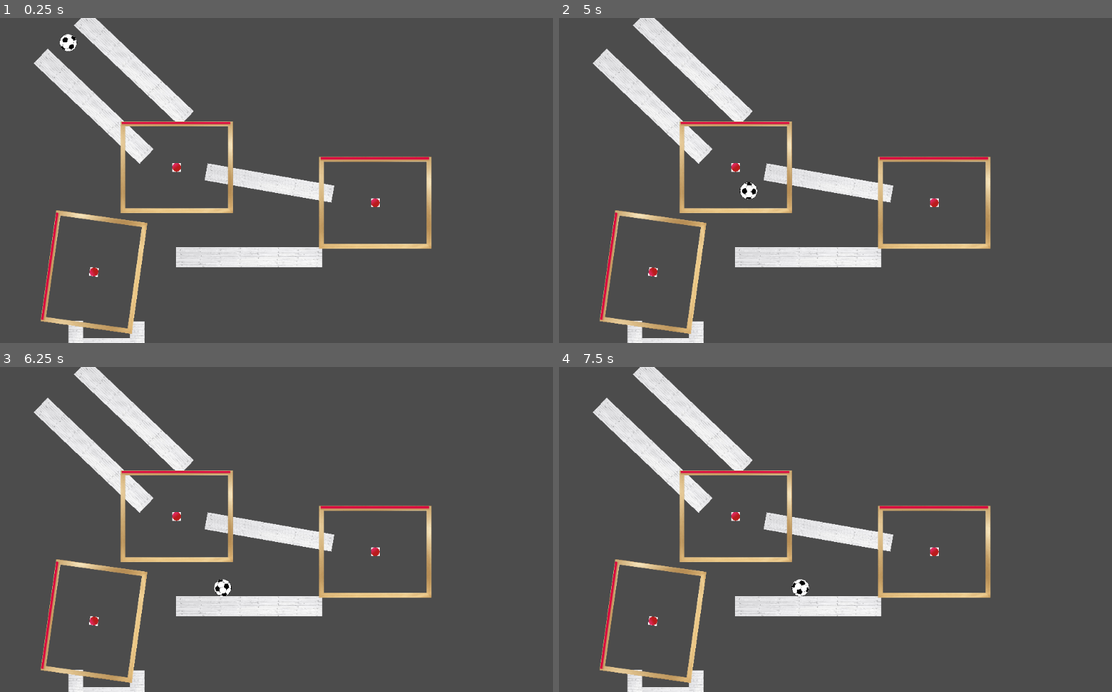
Above: before the commit, frames 1-4 (two rows, left to right).
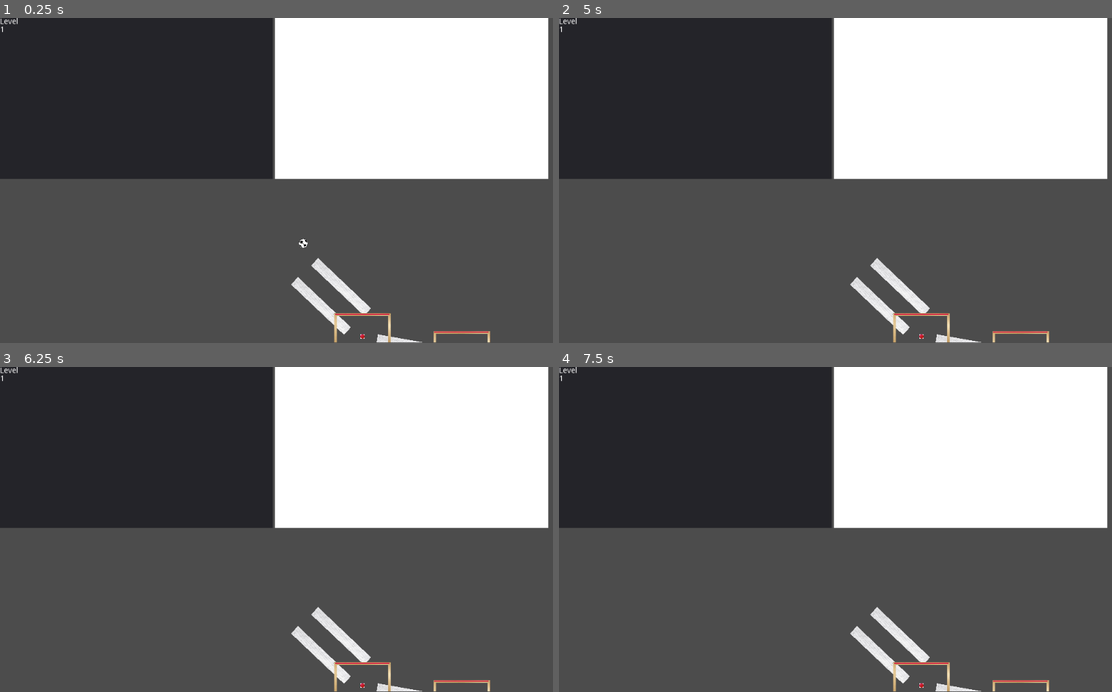
Above: after the commit, the same moments.

Repository: MariusDoe/DropInShapes
Game: Godot game, scene res://UI.tscn
Two runs of this game, one before a commit and one after it. Both use one fixed random seed, a clock stepped at 60 frames per second and the inputs below. Before the commit the project starts from res://Main.tscn.
Inputs (mouse positions are in pixels of both pictures, inside the frame that each line leads up to):
- Up to frame 1 (0.25 s): no input
- Up to frame 2 (5 s): move the mouse to (957, 164) at 0.52 s; click (957, 164) at 0.67 s; move the mouse to (724, 196) at 1.27 s; click (724, 196) at 1.42 s; move the mouse to (890, 109) at 2.02 s; click (890, 109) at 2.17 s; move the mouse to (807, 245) at 2.77 s; click (807, 245) at 2.92 s; move the mouse to (1006, 229) at 3.52 s; click (1006, 229) at 3.67 s; move the mouse to (669, 131) at 4.27 s; click (669, 131) at 4.42 s
- Up to frame 3 (6.25 s): move the mouse to (304, 529) at 5.02 s; click (304, 529) at 5.17 s; move the mouse to (193, 448) at 5.77 s; click (193, 448) at 5.92 s
- Up to frame 4 (7.5 s): move the mouse to (957, 513) at 6.52 s; click (957, 513) at 6.67 s; move the mouse to (724, 545) at 7.27 s; click (724, 545) at 7.42 s

The runs differ from the first frame. In frame 1, 55% of the frame differs, in the area x 0-100%, y 0-100%; in frame 2, 56%; in frame 3, 56%; in frame 4, 56%.

Commit message:
added bouncy material to ball

Diff:
--- a/src/Ball.tscn
+++ b/src/Ball.tscn
@@ -1,8 +1,11 @@
-[gd_scene load_steps=3 format=2]
+[gd_scene load_steps=4 format=2]
 
 [ext_resource path="res://football.webp" type="Texture" id=1]
 
-[sub_resource type="CircleShape2D" id=1]
+[sub_resource type="PhysicsMaterial" id=1]
+bounce = 0.5
+
+[sub_resource type="CircleShape2D" id=2]
 radius = 15.8015
 
 [node name="Ball" type="Node2D"]
@@ -10,10 +13,11 @@
 [node name="RigidBody2D" type="RigidBody2D" parent="."]
 position = Vector2( -1.02667, 0 )
 mass = 10.0
+physics_material_override = SubResource( 1 )
 
 [node name="Sprite" type="Sprite" parent="RigidBody2D"]
 scale = Vector2( 0.03, 0.03 )
 texture = ExtResource( 1 )
 
 [node name="CollisionShape2D" type="CollisionShape2D" parent="RigidBody2D"]
-shape = SubResource( 1 )
+shape = SubResource( 2 )
--- a/src/Main.tscn
+++ b/src/Main.tscn
@@ -7,7 +7,7 @@
 [node name="Main" type="Node2D"]
 
 [node name="Ball" parent="." instance=ExtResource( 1 )]
-position = Vector2( 126.561, 42.6665 )
+position = Vector2( 107.873, -70.4612 )
 
 [node name="Obstacle" parent="." instance=ExtResource( 2 )]
 position = Vector2( 246.285, 92.9697 )
--- a/src/project.godot
+++ b/src/project.godot
@@ -21,7 +21,7 @@
 [application]
 
 config/name="Src"
-run/main_scene="res://Main.tscn"
+run/main_scene="res://UI.tscn"
 config/icon="res://icon.png"
 
 [rendering]
